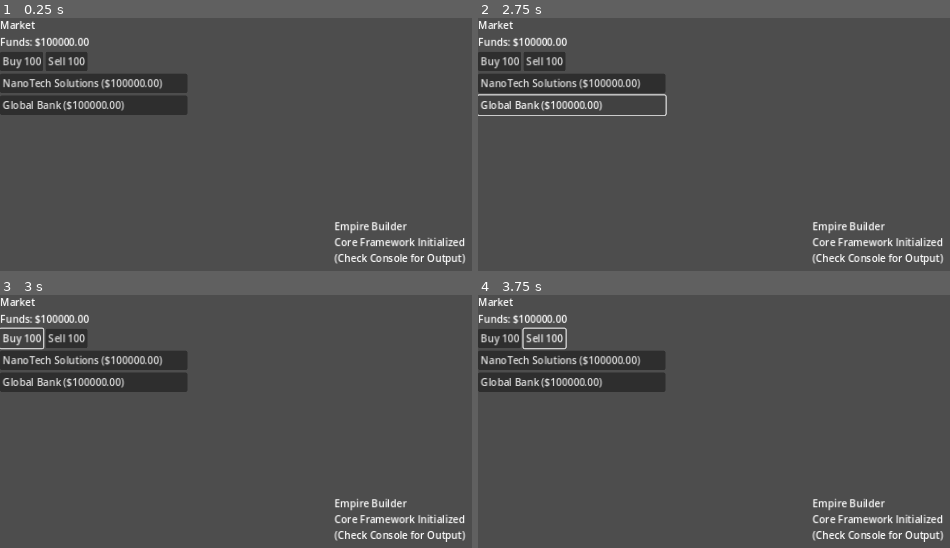
Above: before the commit, frames 1-4 (two rows, left to right).
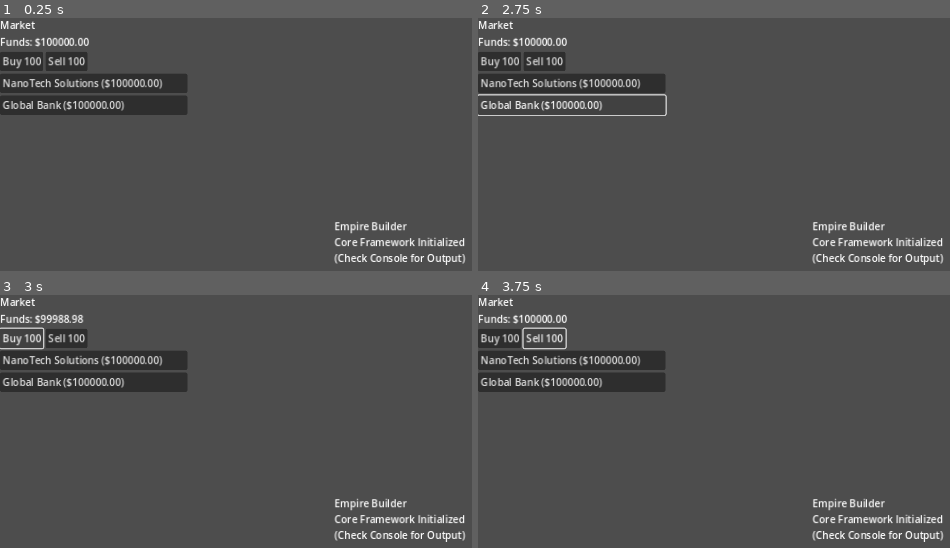
Above: after the commit, the same moments.

Repository: Viet-6/GD-empire-builder
Game: Godot game, scene res://scenes/Main.tscn
Same seed, same stepped clock (60 frames per second), same inputs: the game is played once before the commit and once after it.
Inputs:
- Up to frame 1 (0.25 s): no input
- Up to frame 2 (2.75 s): click "Buy 100" at 0.5 s; click "Sell 100" at 1.25 s; click "Global Bank ($100000.00)" at 2 s
- Up to frame 3 (3 s): click "Buy 100" at 2.75 s
- Up to frame 4 (3.75 s): click "Sell 100" at 3.5 s

Frames 1-2 are identical in both runs. In frame 3, 0.2% of the frame differs, in the area x 8-19%, y 7-12%; in frame 4, nothing differs.

Commit message:
Phase 2-1 Fix

Diff:
--- a/scripts/core/TradingUI.gd
+++ b/scripts/core/TradingUI.gd
@@ -2,6 +2,8 @@
 
 @onready var company_list = $VBoxContainer/CompanyList
 @onready var funds_label = $VBoxContainer/FundsLabel
+@onready var buy_button = $VBoxContainer/HBoxContainer/BuyButton
+@onready var sell_button = $VBoxContainer/HBoxContainer/SellButton
 
 var selected_company: Company = null
 
@@ -9,6 +11,9 @@
 	# Connect to signals
 	GameManager.player_portfolio.funds_changed.connect(_on_funds_changed)
 	_on_funds_changed(GameManager.player_portfolio.cash)
+
+	buy_button.pressed.connect(_on_buy_pressed)
+	sell_button.pressed.connect(_on_sell_pressed)
 
 	_refresh_company_list()
 
